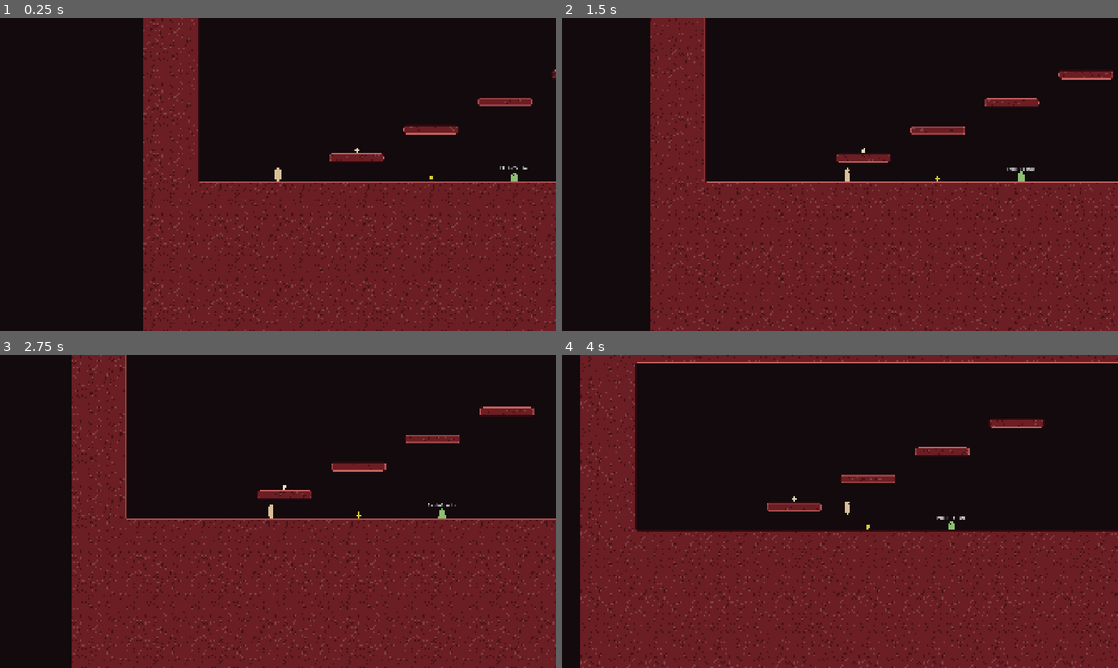
Above: before the commit, frames 1-4 (two rows, left to right).
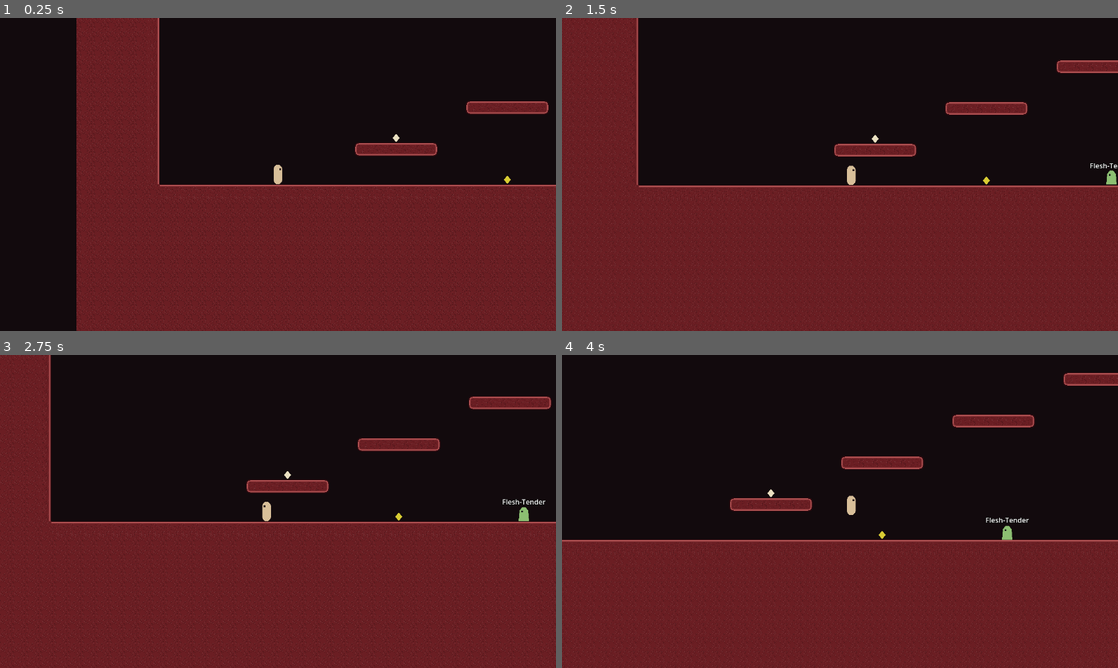
Above: after the commit, the same moments.

Repository: luigigoesboom/corpse
Game: Godot game, scene res://game.tscn
Same seed, same stepped clock (60 frames per second), same inputs: the game is played once before the commit and once after it.
Inputs:
- Up to frame 1 (0.25 s): no input
- Up to frame 2 (1.5 s): hold D (move_right) from 0.53 s (still down); tap Q (drop) at 0.6 s; tap Space (jump) at 0.77 s; tap E (interact) at 1.35 s
- Up to frame 3 (2.75 s): tap Space (jump) at 1.52 s; release D (move_right) at 2.03 s; hold A (move_left) from 2.03 s (still down); tap Q (drop) at 2.1 s
- Up to frame 4 (4 s): release A (move_left) at 2.78 s; hold D (move_right) from 2.78 s (still down); tap E (interact) at 2.85 s; tap Space (jump) at 3.02, 3.77 s; tap Q (drop) at 3.6 s

The runs differ from the first frame. In frame 1, 24% of the frame differs, in the area x 13-100%, y 0-100%; in frame 2, 29%, in the area x 0-100%, y 0-100%; in frame 3, 25%; in frame 4, 21%.

Commit message:
Pixel art scale: 32 px tiles at 1280x720 (D-014)
Viewport stretch mode with 2D pixel snapping, window opens at 1920x1080.
Docs updated.

Co-Authored-By: Claude Opus 5.5 <noreply@anthropic.com>

Diff:
--- a/project.godot
+++ b/project.godot
@@ -23,9 +23,11 @@
 
 [display]
 
-window/size/viewport_width=1920
-window/size/viewport_height=1080
-window/stretch/mode="canvas_items"
+window/size/viewport_width=1280
+window/size/viewport_height=720
+window/size/window_width_override=1920
+window/size/window_height_override=1080
+window/stretch/mode="viewport"
 window/stretch/aspect="expand"
 
 [input]
@@ -98,5 +100,7 @@
 [rendering]
 
 textures/canvas_textures/default_texture_filter=0
+2d/snap/snap_2d_transforms_to_pixel=true
+2d/snap/snap_2d_vertices_to_pixel=true
 rendering_device/driver.windows="d3d12"
 environment/defaults/default_clear_color=Color(0.07, 0.04, 0.05, 1)
Not shown, changed: CLAUDE.md
Not shown, changed: docs/ART_PIPELINE.md
Not shown, changed: docs/DECISIONS.md
Not shown, changed: docs/DEVLOG.md
